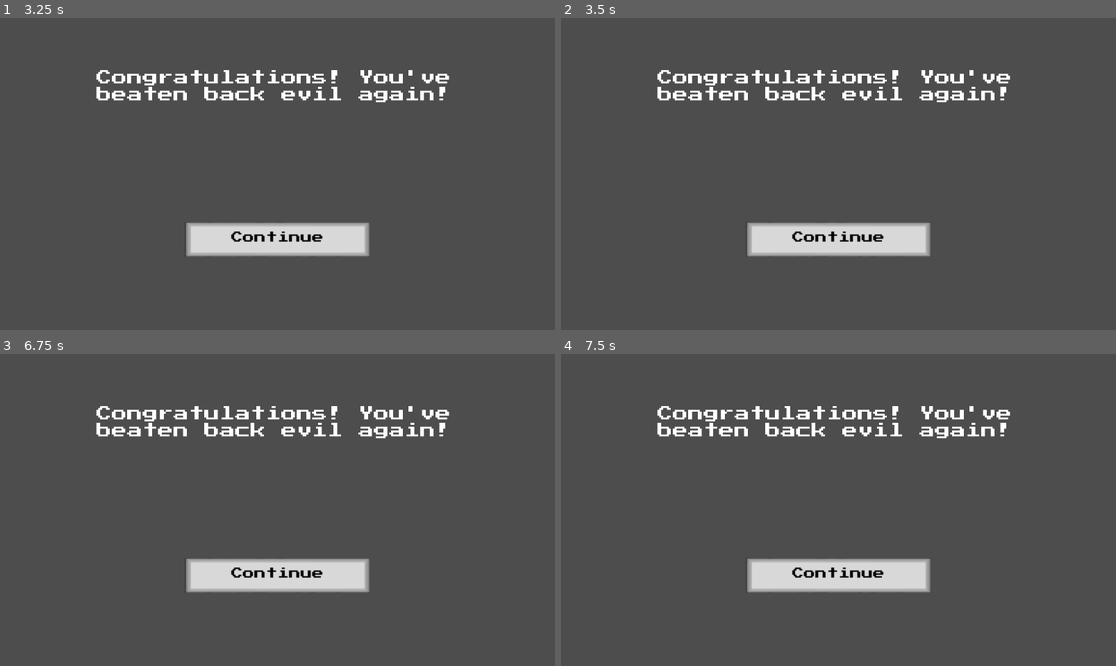
Above: before the commit, frames 1-4 (two rows, left to right).
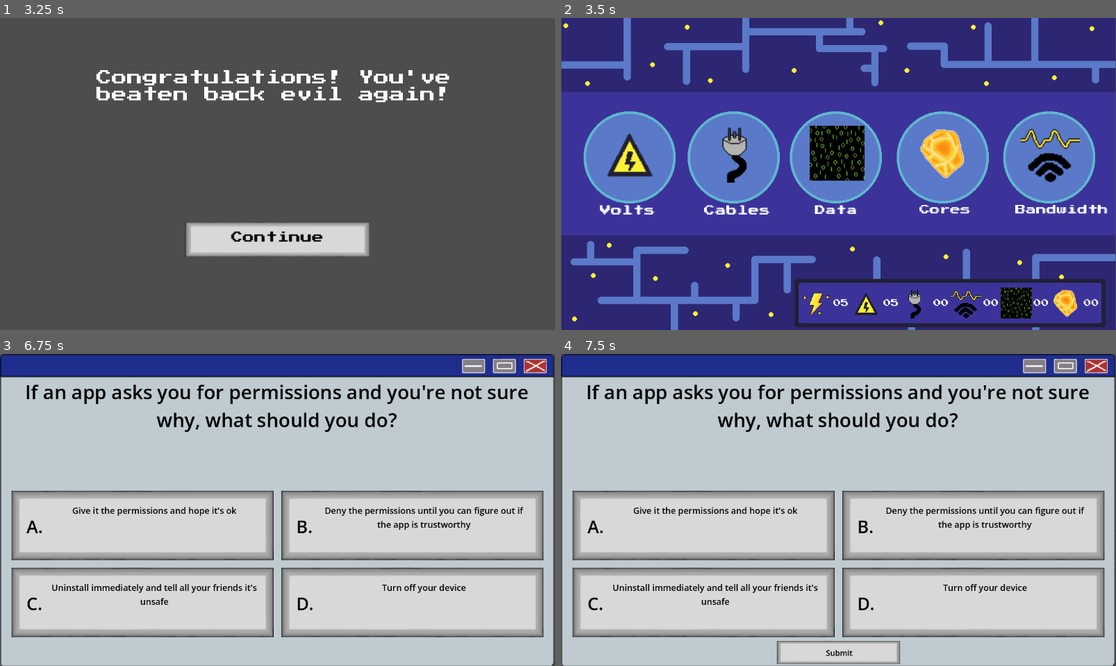
Above: after the commit, the same moments.

Repository: CalebJoines/Computer-Castle
Game: Godot game, scene res://Scenes/win_scene.tscn
The game is run twice, just before and just after one commit, with the same random seed, the same clock (stepped at 60 frames per second) and the same inputs. This scene is started directly instead of the project's main scene. Sound files missing from this copy of the repository are replaced by a short silence.
Inputs (mouse positions are in pixels of both pictures, inside the frame that each line leads up to):
- Up to frame 1 (3.25 s): tap Enter at 0.5, 2 s; move the mouse to (399, 158) at 0.52 s; click (399, 158) at 0.67 s; tap Space at 1.25, 2.75 s; drag from (166, 189) to (277, 239) at 1.27 s; move the mouse to (333, 105) at 2.02 s; click (333, 105) at 2.17 s; drag from (249, 236) to (111, 127) at 2.77 s
- Up to frame 2 (3.5 s): no input
- Up to frame 3 (6.75 s): move the mouse to (444, 556) at 3.52 s; click (444, 556) at 3.67 s; tap Enter at 4.25 s; drag from (111, 463) to (277, 575) at 4.27 s; tap Space at 5 s; move the mouse to (305, 510) at 5.02 s; click (305, 510) at 5.17 s; drag from (194, 432) to (166, 525) at 5.77 s; move the mouse to (399, 494) at 6.52 s; click (399, 494) at 6.67 s
- Up to frame 4 (7.5 s): drag from (727, 525) to (838, 575) at 7.27 s

Frame 1 is identical in both runs. In frame 2, 100% of the frame differs, in the area x 0-100%, y 0-100%; in frame 3, 97%; in frame 4, 97%.

Commit message:
fixed win screen

Diff:
--- a/computer-castle-/Scenes/win_scene.tscn
+++ b/computer-castle-/Scenes/win_scene.tscn
@@ -68,3 +68,5 @@
 [node name="CollisionShape2D" type="CollisionShape2D" parent="SubmitButton/Area2d_Submit" unique_id=1149266613]
 position = Vector2(-352, -104)
 shape = SubResource("RectangleShape2D_fhl4r")
+
+[connection signal="input_event" from="SubmitButton/Area2d_Submit" to="SubmitButton" method="on_button_press"]
--- a/computer-castle-/Scripts/goForwardToRP.gd
+++ b/computer-castle-/Scripts/goForwardToRP.gd
@@ -22,7 +22,7 @@
 			playsound("click")
 			await get_tree().create_timer(0.5).timeout
 			var level_index = LevelManager.get_current_level_index()
-			if level_index >=2:
+			if level_index >=1:
 				scenepath = "res://Scenes/game_win.tscn"
 			else:
 				LevelManager.set_next_level()
